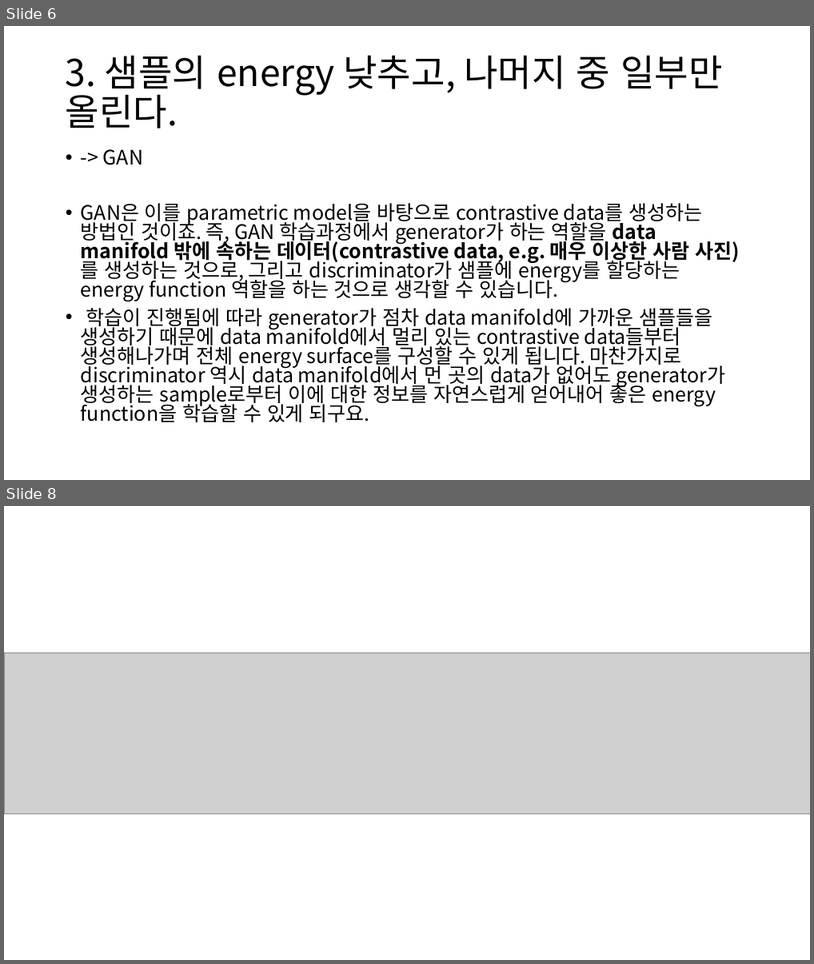
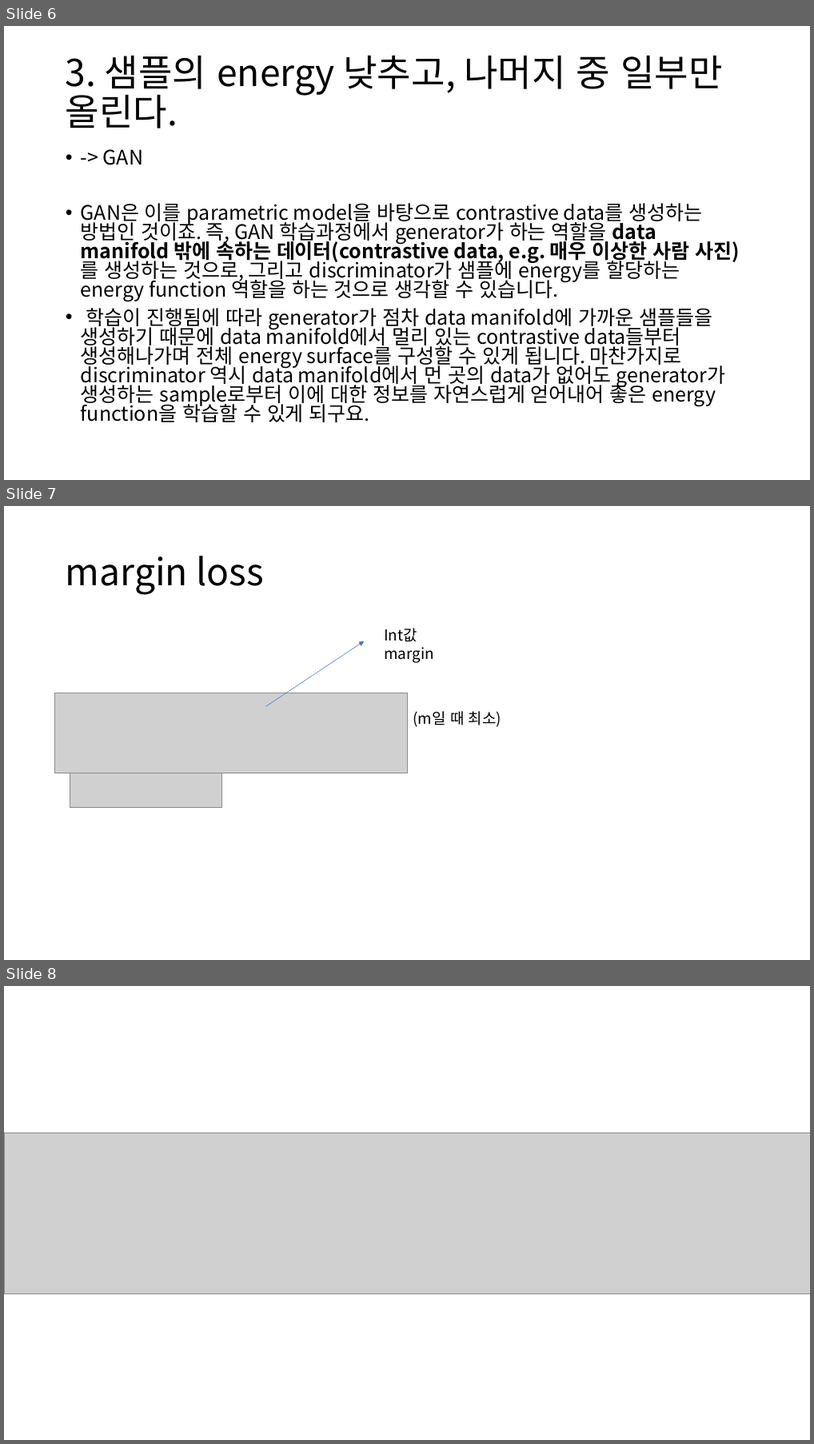
Before and after one commit to gudrb/GAN, a slide deck: EBGAN.pptx. Shown one above the other, each under a label of ours: slides 6 and 8 before the commit, slides 6, 7 and 8 after it; the slides between them are not shown. The pictures are 814x964 and 814x1444 pixels, drawn with LibreOffice and Linux fonts; fonts in the diff are those of the drawing; grey boxes stand for pictures. Boxes give left, top, right and bottom in pixels: in the first picture for what was removed or moved away, otherwise in the second. Text is boxed around its words. In the diff, an @@ line names an element or a change of style, - is before the commit and + after.

```diff
--- a/EBGAN.pptx
+++ b/EBGAN.pptx
@@ slide 7 added at (4, 506, 810, 960), background #FFFFFF @@
@@ title added at (66, 556, 263, 595), 44 pt, text #000000 @@
+margin loss
@@ arrow added from (266, 706) to (365, 641), #4472C4 0.5 pt @@
@@ text added at (384, 628, 434, 663), 18 pt, text #000000 @@
+Int값 margin
@@ picture added at (55, 693, 407, 772) @@
@@ text added at (413, 711, 502, 727), 18 pt, text #000000 @@
+(m일 때 최소)
@@ picture added at (70, 772, 222, 808) @@
```
Also in this commit, not shown: 1 other slide added, 3 slides removed.
